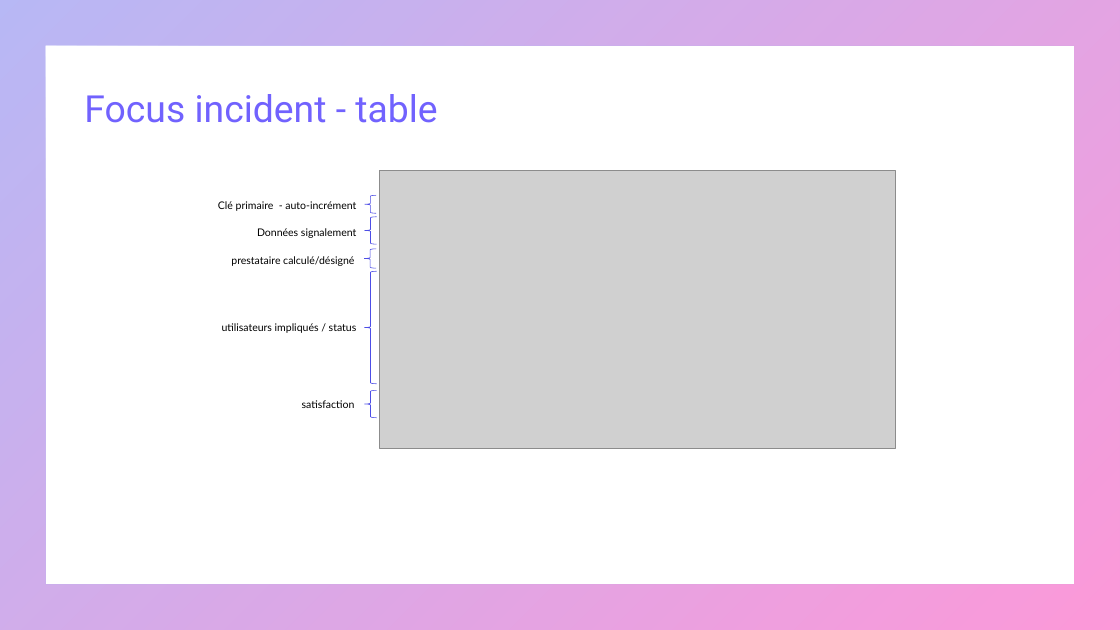
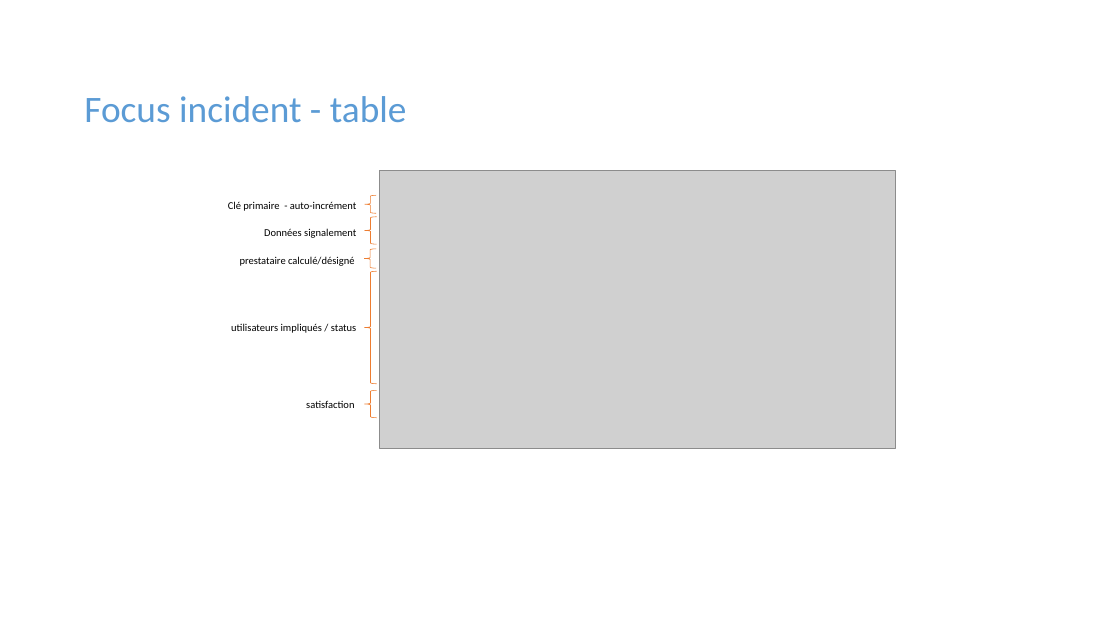
Before and after one commit to mapette/sos_immo_backend, a slide deck: slide 22 of doc/présentation V4 - commentaires.pptx. Drawn at 1120x630 pixels with LibreOffice and Linux fonts; fonts in the diff are those of the drawing; grey boxes stand for pictures. Boxes give left, top, right and bottom in pixels: in the first picture for what was removed or moved away, otherwise in the second. Text is boxed around its words. In the diff, an @@ line names an element or a change of style, - is before the commit and + after.

```diff
--- a/doc/présentation V4 - commentaires.pptx
+++ b/doc/présentation V4 - commentaires.pptx
@@ frame removed at <box>0,0,1120,630</box> @@
@@ text "Focus incident - table" at <box>84,96,407,123</box>: font Roboto to Calibri, text colour gradient #7162FE to #F900A0 to gradient #5B9BD5 to #4472C4 @@
@@ font Lato to Calibri in 5 elements at <box>231,323,356,333</box>, <box>264,228,356,238</box>, <box>240,256,354,266</box>, <box>306,400,354,408</box>, <box>228,201,356,211</box> @@
@@ outline #4D4EE6 0.5 pt to #ED7D31 0.5 pt in 5 elements at <box>365,271,376,384</box>, <box>365,196,376,213</box>, <box>365,217,376,245</box>, <box>365,249,376,268</box>, <box>365,391,376,418</box> @@
```
Also in this commit, not shown: 23 other slides changed, 1 slide added, 1 other file.
